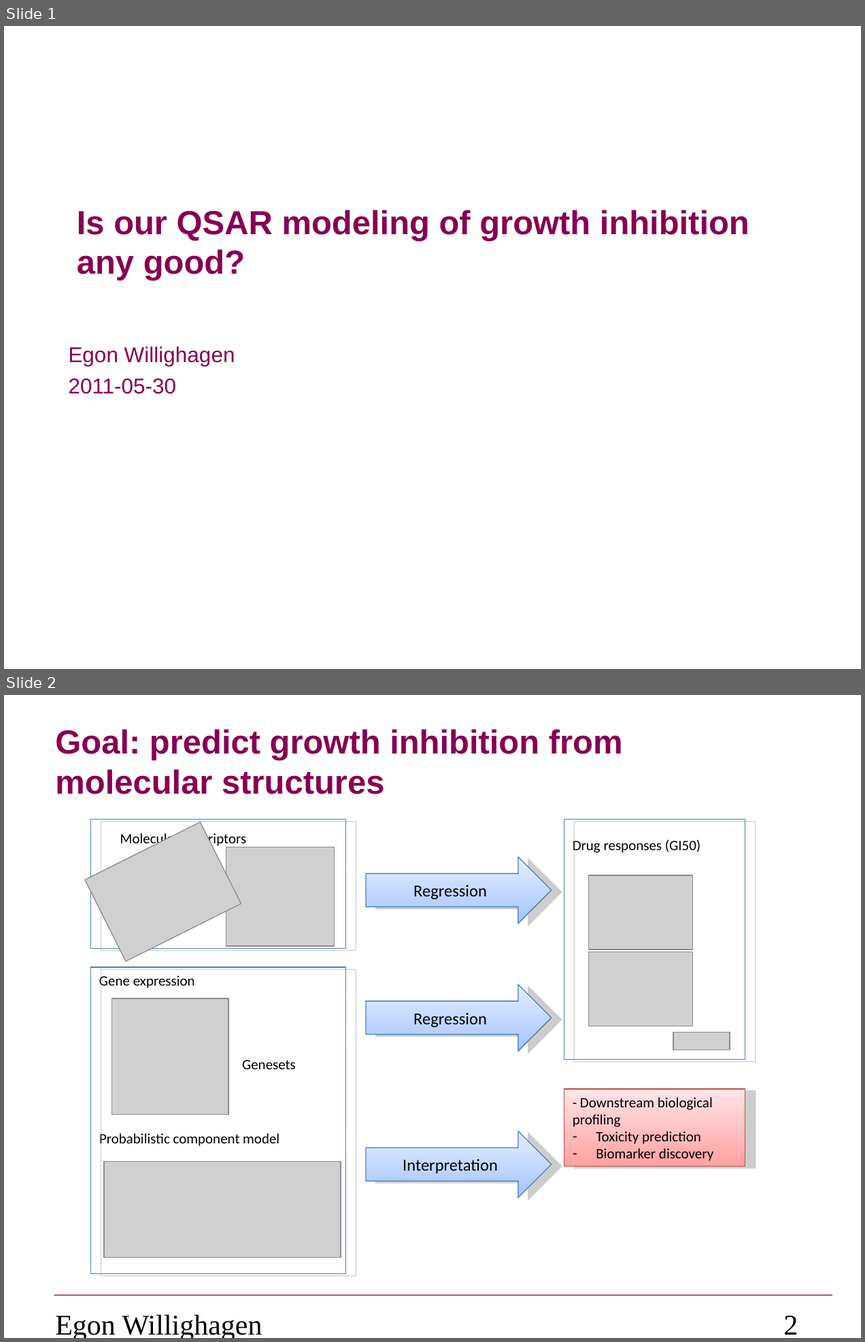
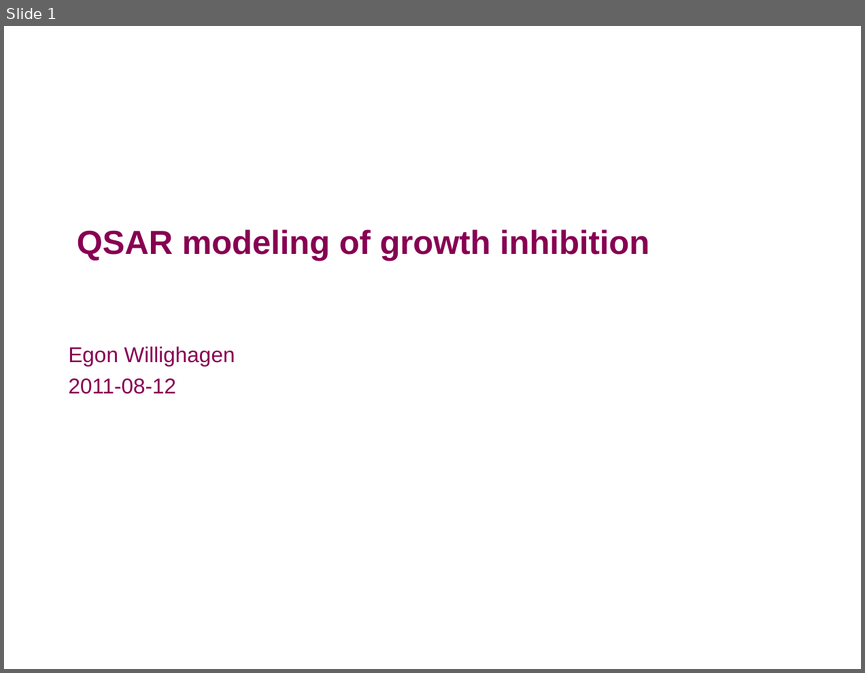
Before and after one commit to egonw/models, a slide deck: projects/cmap/report/forRoland.odp. Shown one above the other, each under a label of ours: slides 1 and 2 before the commit, slide 1 after it. The pictures are 865x1342 and 865x673 pixels, drawn with LibreOffice and Linux fonts; fonts in the diff are those of the drawing; grey boxes stand for pictures; background and template pictures are left out. Boxes give left, top, right and bottom in pixels: in the first picture for what was removed or moved away, otherwise in the second. Text is boxed around its words. In the diff, an @@ line names an element or a change of style, - is before the commit and + after.

```diff
--- a/projects/cmap/report/forRoland.odp
+++ b/projects/cmap/report/forRoland.odp
@@ slide 2 removed at box(4, 695, 861, 1338), background #FFFFFF @@
@@ title removed at box(55, 729, 623, 794) @@
-Goal: predict growth inhibition from
-molecular structures
@@ group removed at box(84, 819, 346, 962): 2 rectangles, 2 pictures @@
-Molecular descriptors
@@ right arrow removed at box(366, 857, 551, 923) @@
-Regression
@@ group removed at box(564, 819, 745, 1059): 3 pictures, 1 text, 1 rectangle @@
-Drug responses (GI50)
@@ rectangle removed at box(90, 968, 346, 1273) @@
@@ text removed at box(99, 974, 195, 990) @@
-Gene expression
@@ picture removed at box(112, 998, 228, 1114) @@
@@ right arrow removed at box(366, 985, 551, 1051) @@
-Regression
@@ text removed at box(242, 1059, 296, 1069) @@
-Genesets
@@ rectangle removed at box(564, 1088, 745, 1166) @@
-- Downstream biological profiling
-– Toxicity prediction
-– Biomarker discovery
@@ text removed at box(99, 1131, 279, 1147) @@
-Probabilistic component model
@@ right arrow removed at box(366, 1131, 551, 1198) @@
-Interpretation
@@ picture removed at box(104, 1161, 341, 1257) @@
@@ line removed from (54, 1295) to (832, 1295) @@
@@ text removed at box(55, 1314, 262, 1338) @@
-Egon Willighagen
@@ page number removed at box(783, 1315, 798, 1334) @@
-2
@@ slide 1 changed as well @@
@@ title at box(77, 229, 649, 261): text changed @@
-Is our QSAR modeling of growth inhibition any good?
+QSAR modeling of growth inhibition
@@ subtitle at box(68, 378, 176, 394): text changed @@
-2011-05-30
+2011-08-12
```
Also in this commit, not shown: 3 other slides changed, 4 slides added, 4 other slides removed, 1 other file.
